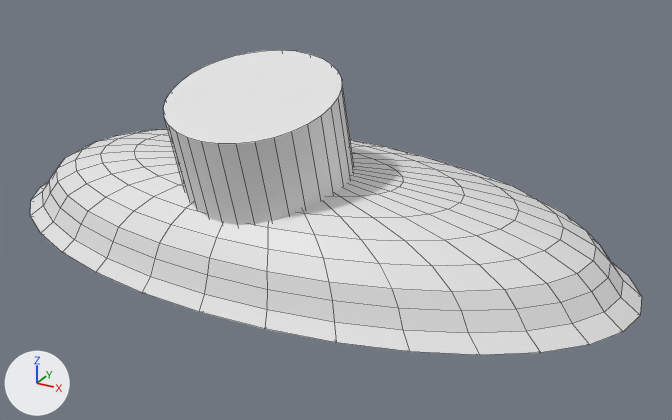
The Blender file antenna-cover.blend as it was, and as the next commit left it.
Rendered twice from a camera (50 mm lens) standing at (5.34, -8.89, 4.72) and looking at (0.46, -0.02, 0.29). The lights are fixed; the arrows at lower left show +X, +Y and +Z. Mesh edges are drawn as thin lines.
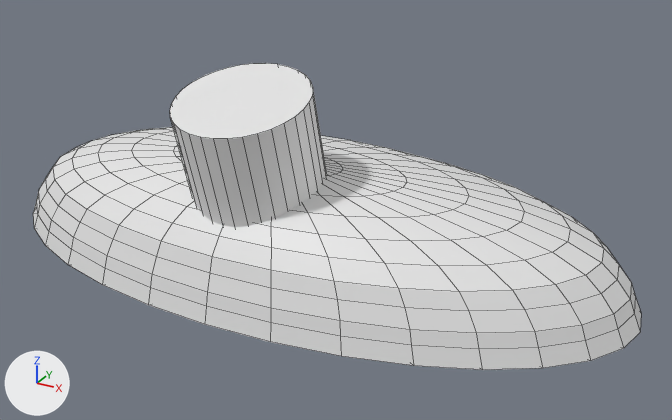
Location of each change, [x1, y1, x2, y2] in pixels of the pictures (672 x 420 px):
```json
{"object": "Sphere", "change": "reshaped, rescaled", "before": [30, 128, 642, 355], "after": [33, 127, 641, 370], "on screen": "7% taller"}
{"object": "Cylinder.001", "change": "moved, rescaled", "before": [163, 50, 354, 225], "after": [170, 63, 327, 227], "on screen": "18% narrower, 6% shorter"}
{"part": 1, "of": "me_sphere", "change": "built on", "before": [30, 182, 642, 355], "after": [33, 191, 641, 370]}
```

Scene script edits in JSON lines:
```json
{"block": "me_sphere", "where": "# used by ob_sphere; location = (0.0, 0.0, 0.0); scale = (3.8, 2.02, 1.5)"}
{"op": "remove", "block": "me_sphere", "code": "me_sphere.from_pydata(...)  # 289 vertices, 288 faces; spans x -1.06..1.06, y -1.06..1.07, z -0.1..0.67"}
{"op": "add", "block": "me_sphere", "code": "me_sphere.from_pydata(...)  # 321 vertices, 320 faces; spans x -1.04..1.04, y -1.04..1.05, z -0.24..0.67"}
{"block": "me_sphere", "change": "me_sphere part 1"}
{"block": "me_sphere", "change": "32 vertices move from x -1.06..1.06, y -1.06..1.07, z -0.1 to x -1.02..1.02, y -1.02..1.02, z -0.1"}
{"block": "me_sphere", "change": "32 vertices are added at x -1.04..1.04, y -1.04..1.05, z -0.24"}
{"block": "me_sphere", "change": "32 new faces join them"}
{"op": "set", "path": "ob_sphere.scale", "old": "(3.8, 2.02, 1.5)", "new": "(3.9, 1.97, 1.5)"}
{"op": "set", "path": "ob_cylinder_001.location", "old": "(0.0, -0.709, 0.84)", "new": "(0.0, -0.919, 0.84)"}
{"op": "set", "path": "ob_cylinder_001.scale", "old": "(0.95, 0.95, 1.1)", "new": "(0.75, 0.75, 1.1)"}
```
